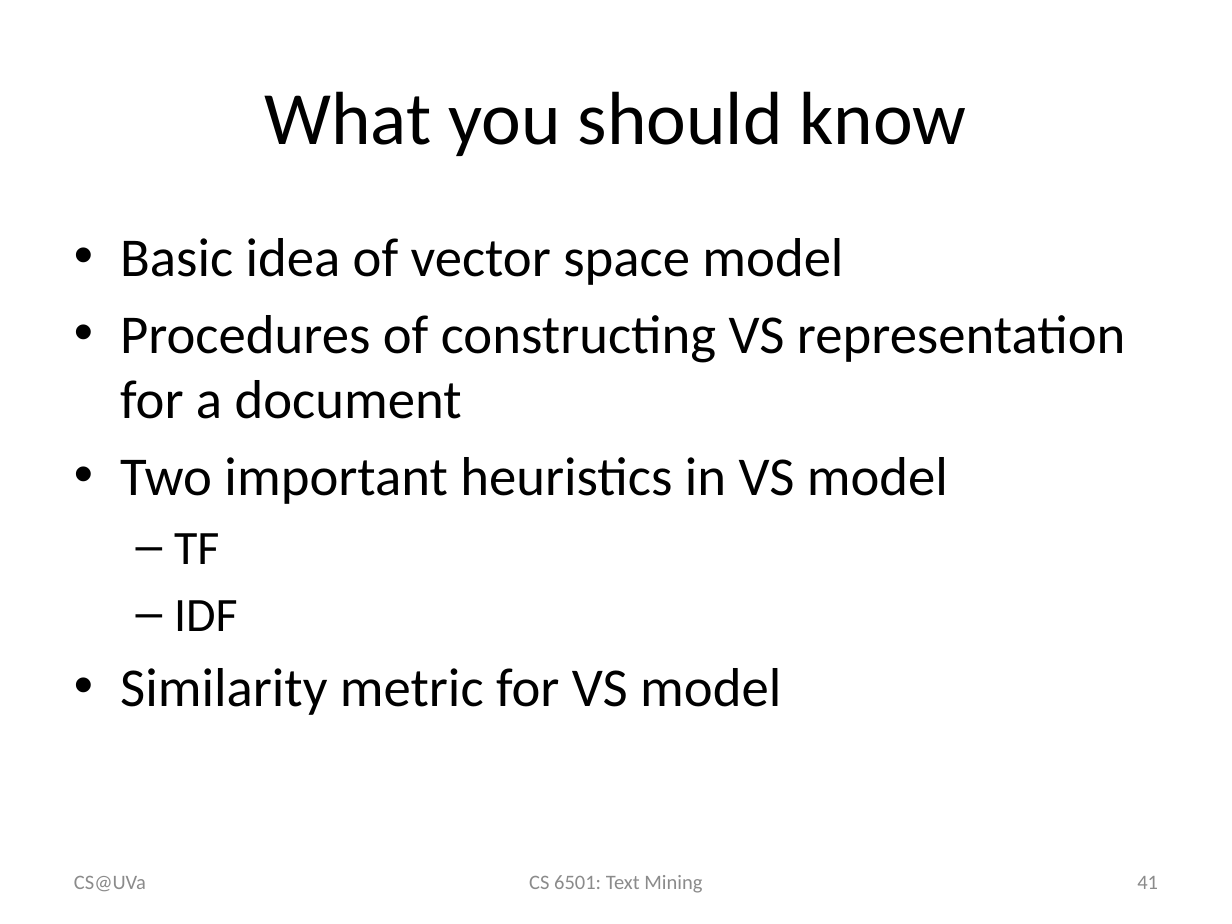
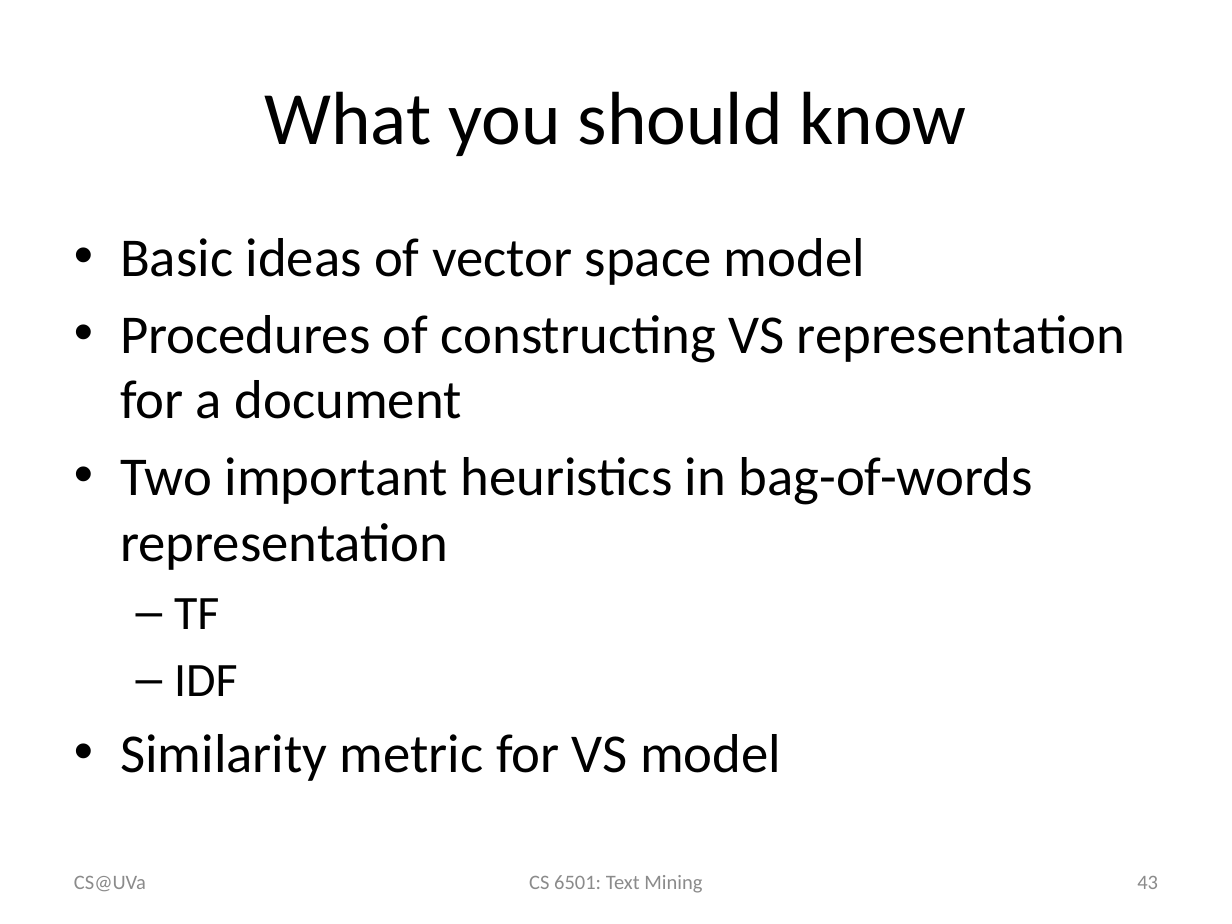
Before and after one commit to wang296/CS6501-Text-Mining, a slide deck: slide 43 of docs/VS model.pptx (slide 41 before the commit). Drawn at 1232x924 pixels with LibreOffice and Linux fonts; fonts in the diff are those of the drawing. Boxes give left, top, right and bottom in pixels: in the first picture for what was removed or moved away, otherwise in the second. Text is boxed around its words. In the diff, an @@ line names an element or a change of style, - is before the commit and + after.

Commit message:
language model slides

```diff
--- a/docs/VS model.pptx
+++ b/docs/VS model.pptx
@@ text at <box>120,238,865,285</box>: text changed @@
-• Basic idea of vector space model
+• Basic ideas of vector space model
@@ text at <box>120,457,1033,570</box>: text changed @@
-• Two important heuristics in VS model
+• Two important heuristics in bag-of-words representation
@@ page number at <box>1137,876,1158,889</box>: text changed @@
-41
+43
```
Also in this commit, not shown: 2 slides added, 2 other files.
